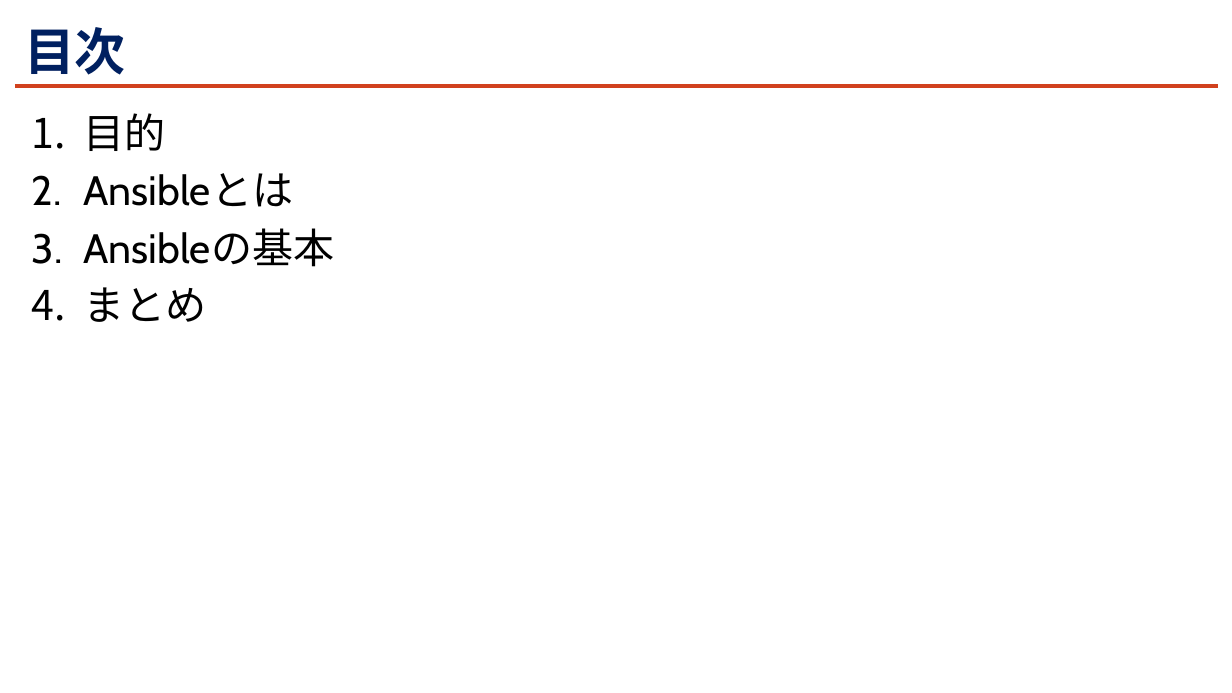
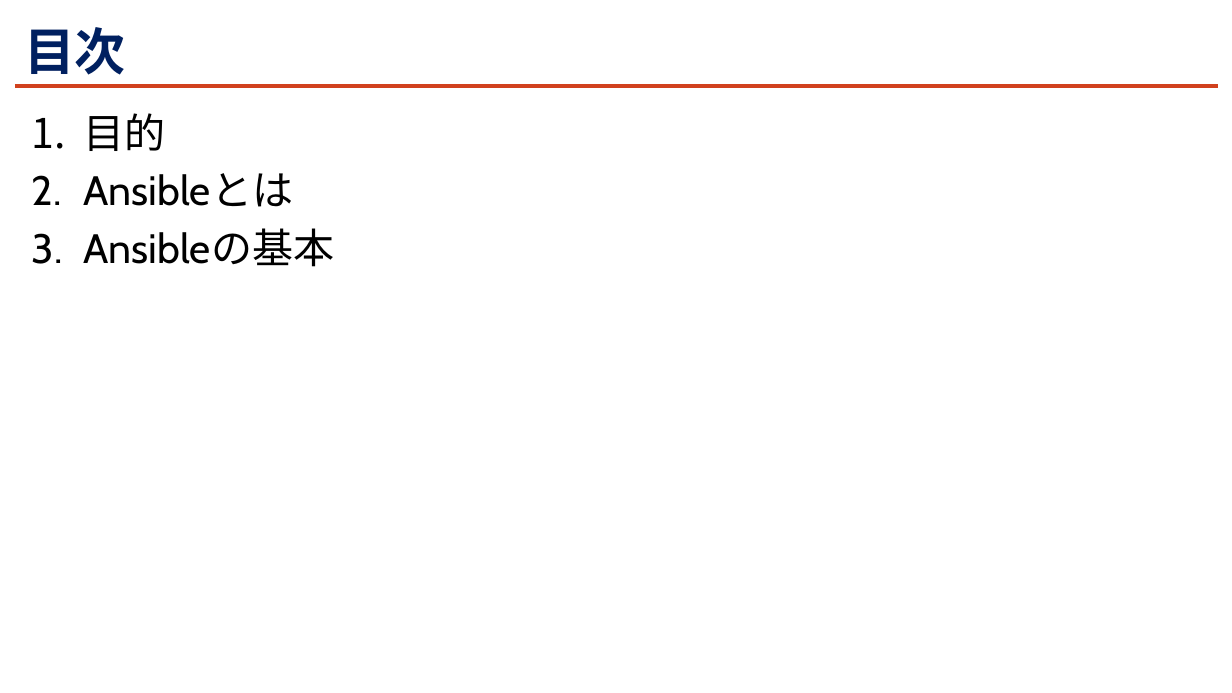
Before and after one commit to kohei-miyadai07/PresentationMaterials, a slide deck: slide 2 of 20240524/Ansibleについて知ろう.pptx. Drawn at 1232x693 pixels with LibreOffice and Linux fonts; fonts in the diff are those of the drawing; background and template pictures are left out. Boxes give left, top, right and bottom in pixels: in the first picture for what was removed or moved away, otherwise in the second. Text is boxed around its words. In the diff, an @@ line names an element or a change of style, - is before the commit and + after.

```diff
--- a/20240524/Ansibleについて知ろう.pptx
+++ b/20240524/Ansibleについて知ろう.pptx
@@ text at (x1=84, y1=287, x2=207, y2=322): paragraph removed @@
-4. まとめ
```
Also in this commit, not shown: 1 other slide changed.
